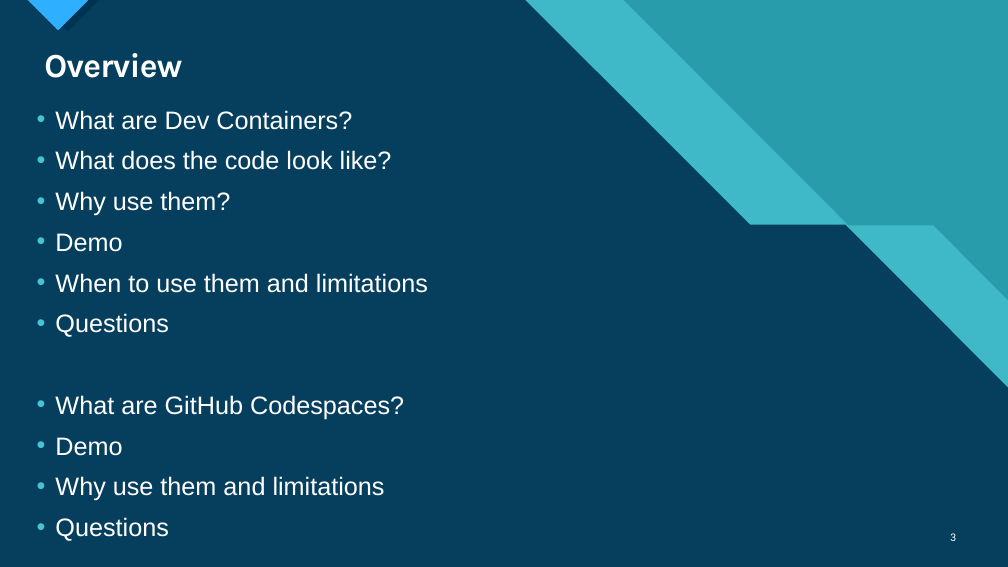
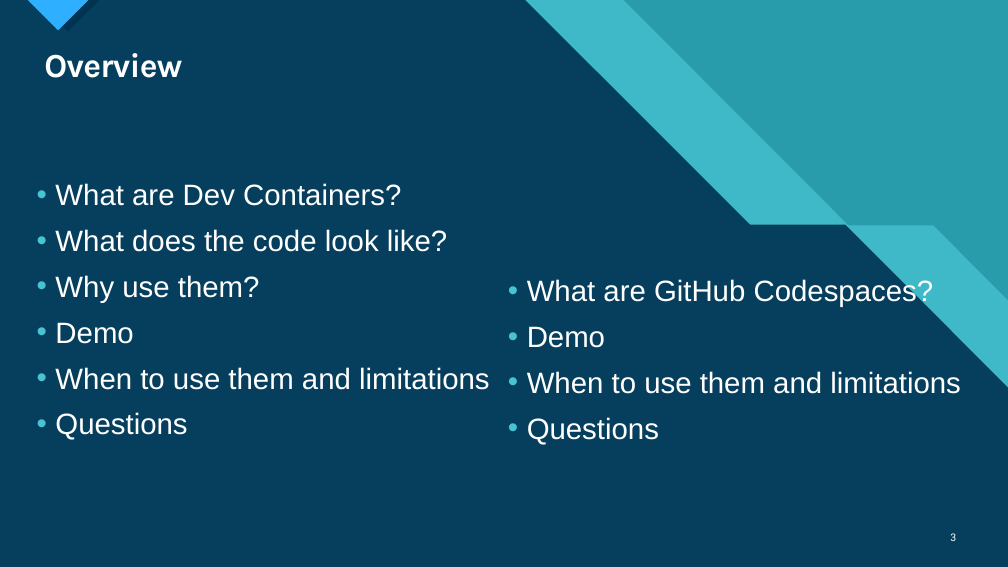
Before and after one commit to deadlydog/Presentation.DevContainersAndGitHubCodespaces, a slide deck: slide 3 of src/Dev Containers and GitHub Codespaces Lunch and Learn.pptx. Drawn at 1008x567 pixels with LibreOffice and Linux fonts; fonts in the diff are those of the drawing. Boxes give left, top, right and bottom in pixels: in the first picture for what was removed or moved away, otherwise in the second. Text is boxed around its words. In the diff, an @@ line names an element or a change of style, - is before the commit and + after.

```diff
--- a/src/Dev Containers and GitHub Codespaces Lunch and Learn.pptx
+++ b/src/Dev Containers and GitHub Codespaces Lunch and Learn.pptx
@@ text "What are Dev Containers?" moved from (x1=55, y1=110, x2=428, y2=541) to (x1=55, y1=183, x2=490, y2=440) @@
@@ text "What are Dev Containers?" at (x1=55, y1=183, x2=490, y2=440): size 24 to 28 pt @@
@@ text added at (x1=527, y1=278, x2=961, y2=445), 28 pt, text #FFFFFF @@
+• What are GitHub Codespaces?
+• Demo
+• When to use them and limitations
+• Questions
@@ text at (x1=55, y1=395, x2=404, y2=541): paragraphs removed @@
-• What are GitHub Codespaces?
-• Demo
-• Why use them and limitations
-• Questions
```
Also in this commit, not shown: 1 other slide changed, 1 slide added.
